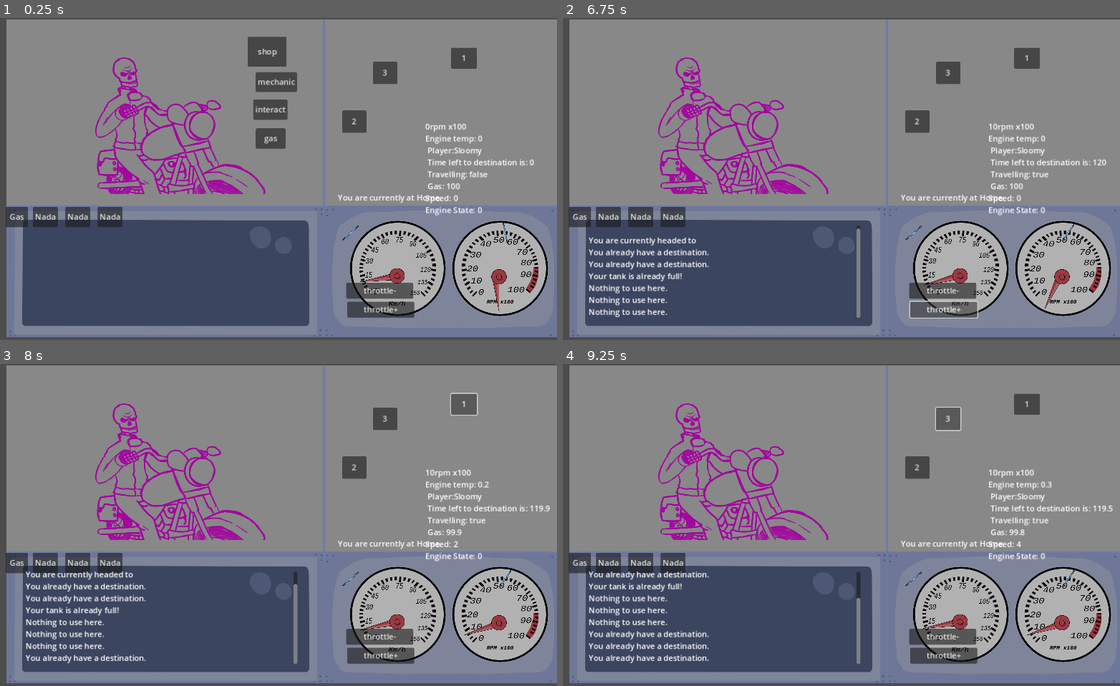
Above: before the commit, frames 1-4 (two rows, left to right).
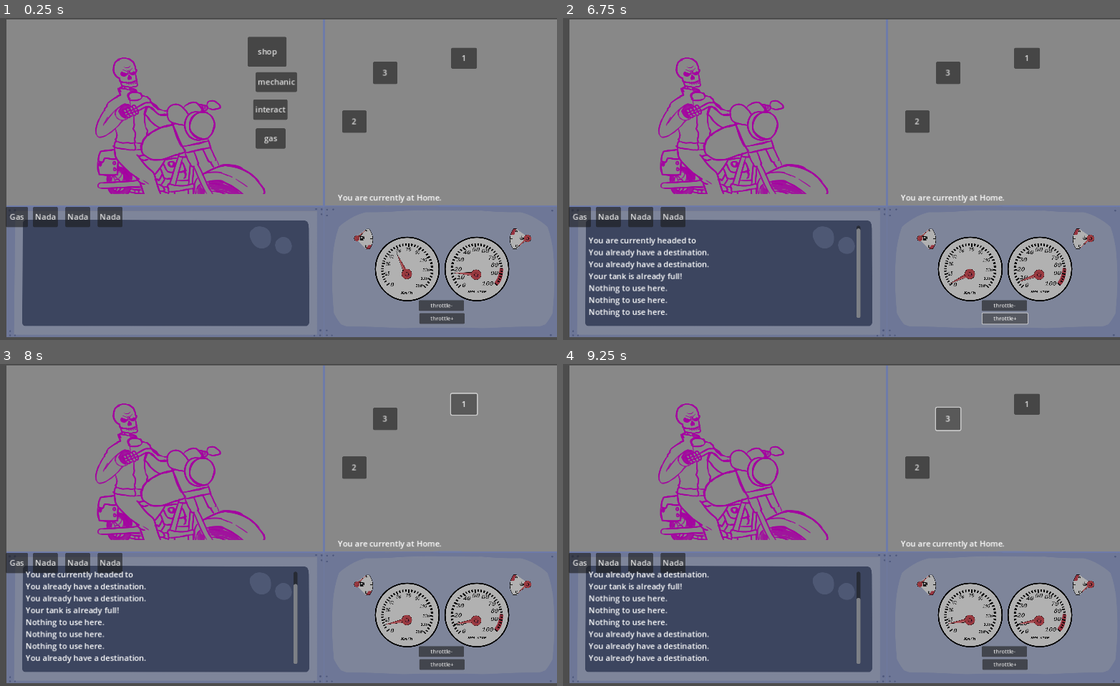
Above: after the commit, the same moments.

Repository: sloomy-chan/road-trip
Game: Godot game, scene res://main.tscn
Two runs of this game, one before a commit and one after it. Both use one fixed random seed, a clock stepped at 60 frames per second and the inputs below. The engine's default icon, where the game draws it, is replaced by a stand-in: a white triangle on a blue panel in a dark square.
Inputs:
- Up to frame 1 (0.25 s): no input
- Up to frame 2 (6.75 s): click "1" at 0.5 s; click "2" at 1.25 s; click "3" at 2 s; click "Gas" at 2.75 s; click "Nada" at 3.5 s; click "Nada" at 4.25 s; click "Nada" at 5 s; click "throttle-" at 5.75 s; click "throttle+" at 6.5 s
- Up to frame 3 (8 s): click "1" at 7.25 s
- Up to frame 4 (9.25 s): click "2" at 8 s; click "3" at 8.75 s

The runs differ from the first frame. In frame 1, 7.6% of the frame differs, in the area x 61-99%, y 32-96%; in frame 2, 7.7%; in frame 3, 7.6%; in frame 4, 7.7%.

Commit message:
Implementação do dashboard completa.

Diff:
--- a/dashboard.gd
+++ b/dashboard.gd
@@ -15,16 +15,15 @@
 func _dashMove(delta):
 	var Bgas = player.bikeGas
 	var Btemp = player.temp
-	gas.rotation = lerp_angle(gas.rotation, Bgas* -0.07, delta * 7)
-	temp.rotation = lerp_angle(temp.rotation, -48.1+Btemp*0.1, delta * 2)
-	rpm.rotation = lerp_angle(rpm.rotation, rpmN * 0.09, delta * 5)
+	gas.rotation = lerp_angle(gas.rotation,9.1+Bgas*-0.02, delta * 7)
+	temp.rotation = lerp_angle(temp.rotation, 32.2+Btemp*0.09, delta * 3)
+
 	var speed = player.speed
 	if player.engRpm > 0:
+		rpm.rotation = lerp_angle(rpm.rotation, rpmN * 0.1, delta * 5)
 		if veloc.rotation < speed:
 			veloc.rotation = lerp_angle(veloc.rotation, 83+(speed * 0.024), delta * 7)
 		match player.engRpm:
-			0:
-				rpmN = 0
 			10:
 				rpmN = 14
 			20:
@@ -46,5 +45,5 @@
 			100:
 				rpmN = 52
 	else:
-		rpmN = 830
-		veloc.rotation = lerp_angle(veloc.rotation, 83, delta * 1)
+		rpm.rotation = lerp_angle(rpm.rotation, 849.3, delta * 5)
+		veloc.rotation = lerp_angle(veloc.rotation, 604.3, delta * 1)
--- a/dashboard.tscn
+++ b/dashboard.tscn
@@ -1,41 +1,57 @@
-[gd_scene load_steps=6 format=3 uid="uid://f1sjkjwxumcj"]
+[gd_scene load_steps=7 format=3 uid="uid://f1sjkjwxumcj"]
 
 [ext_resource type="Script" path="res://dashboard.gd" id="1_2xue6"]
-[ext_resource type="Texture2D" uid="uid://dkcl1l6p6x7uk" path="res://sprites/icon.svg" id="2_ke650"]
 [ext_resource type="Texture2D" uid="uid://lh7udokkf122" path="res://sprites/pointerB.png" id="2_xt3o2"]
 [ext_resource type="Texture2D" uid="uid://b474fs23ypi8" path="res://sprites/painel.png" id="4_v130e"]
 [ext_resource type="Texture2D" uid="uid://btwi2vhw5mk4u" path="res://sprites/pointerA.png" id="5_yxog5"]
+[ext_resource type="Texture2D" uid="uid://bfyls5g315hi8" path="res://sprites/fuel indic.png" id="6_tjvxf"]
+[ext_resource type="Texture2D" uid="uid://c5hd1ljfux3e3" path="res://sprites/heat indic.png" id="7_fquqi"]
 
 [node name="dashboard" type="Node2D"]
 script = ExtResource("1_2xue6")
 
 [node name="rpm" type="Sprite2D" parent="."]
-position = Vector2(372, 158)
-rotation = 1.44862
+position = Vector2(378, 153)
+rotation = 3.17466
 scale = Vector2(0.2, 0.130986)
 texture = ExtResource("2_xt3o2")
 offset = Vector2(0, 212.95)
 flip_v = true
 
 [node name="veloc" type="Sprite2D" parent="."]
-position = Vector2(165, 154)
-rotation = 1.44862
+position = Vector2(172, 152)
+rotation = 3.16243
 scale = Vector2(0.2, 0.131)
 texture = ExtResource("2_xt3o2")
 offset = Vector2(0, 212.95)
 flip_v = true
 
 [node name="gas" type="Sprite2D" parent="."]
-position = Vector2(80, 65.5)
-rotation = -0.840202
-scale = Vector2(0.328125, 0.0234375)
-texture = ExtResource("2_ke650")
+position = Vector2(28.4292, 43.4168)
+rotation = 0.922303
+scale = Vector2(0.113011, 0.0949713)
+texture = ExtResource("2_xt3o2")
+offset = Vector2(0, -96.31)
+
+[node name="PointerA3" type="Sprite2D" parent="."]
+position = Vector2(25.4292, 17.4168)
+scale = Vector2(0.136667, 0.136667)
+texture = ExtResource("5_yxog5")
+
+[node name="FuelIndic" type="Sprite2D" parent="."]
+z_index = -1
+position = Vector2(64.4292, 49.4168)
+scale = Vector2(0.376, 0.376)
+texture = ExtResource("6_tjvxf")
 
 [node name="temp" type="Sprite2D" parent="."]
-position = Vector2(391, 65.5)
+z_index = 2
+position = Vector2(528, 47)
 rotation = 0.839503
-scale = Vector2(0.328, 0.023)
-texture = ExtResource("2_ke650")
+scale = Vector2(0.113, 0.095)
+texture = ExtResource("2_xt3o2")
+offset = Vector2(0, 143.01)
+flip_v = true
 
 [node name="Painel" type="Sprite2D" parent="."]
 z_index = -3
@@ -52,3 +68,15 @@
 position = Vector2(378, 101)
 scale = Vector2(0.25, 0.25)
 texture = ExtResource("5_yxog5")
+
+[node name="HeatIndic" type="Sprite2D" parent="."]
+position = Vector2(487, 49)
+scale = Vector2(0.376, 0.376)
+texture = ExtResource("7_fquqi")
+flip_h = true
+
+[node name="PointerA3" type="Sprite2D" parent="HeatIndic"]
+z_index = 3
+position = Vector2(114.362, -106.383)
+scale = Vector2(0.494233, 0.471735)
+texture = ExtResource("5_yxog5")
--- a/main.tscn
+++ b/main.tscn
@@ -12,7 +12,8 @@
 [node name="main" type="Node2D"]
 
 [node name="dashboard" parent="." instance=ExtResource("1_apyga")]
-position = Vector2(657, 367)
+position = Vector2(732, 412)
+scale = Vector2(0.68, 0.68)
 
 [node name="map" parent="." instance=ExtResource("1_mqp60")]
 
@@ -28,20 +29,22 @@
 position = Vector2(-187, 96)
 
 [node name="throt-" type="Button" parent="."]
-offset_left = 728.0
-offset_top = 533.0
-offset_right = 863.0
-offset_bottom = 564.0
+offset_left = 874.0
+offset_top = 568.0
+offset_right = 1009.0
+offset_bottom = 599.0
+scale = Vector2(0.674, 0.674)
 text = "throttle-
 "
 script = ExtResource("4_6bvhk")
 type = 2
 
 [node name="throt+" type="Button" parent="."]
-offset_left = 730.0
-offset_top = 571.0
-offset_right = 865.0
-offset_bottom = 602.0
+offset_left = 875.0
+offset_top = 594.0
+offset_right = 1010.0
+offset_bottom = 625.0
+scale = Vector2(0.673581, 0.673581)
 text = "throttle+
 "
 script = ExtResource("4_6bvhk")
@@ -62,10 +65,11 @@
 scroll_following = true
 
 [node name="EngStats" type="RichTextLabel" parent="."]
-offset_left = 887.0
-offset_top = 207.0
-offset_right = 1155.0
-offset_bottom = 391.0
+visible = false
+offset_left = 374.0
+offset_top = 422.0
+offset_right = 642.0
+offset_bottom = 606.0
 fit_content = true
 
 [node name="Olavo" type="Sprite2D" parent="."]
--- a/player stuff/player_manager.gd
+++ b/player stuff/player_manager.gd
@@ -87,7 +87,7 @@
 		speed -= (3 + (engRpm *.03)) * delta
 
 func _eng_temp(delta):
-		if engRpm > 0 && temp < 15:
+		if engRpm > 0 && temp < 15 && temp > -0.01:
 			temp += (0.87 * (engRpm * 0.013) - speed * 0.007) * delta
 		if engRpm == 0 && temp > 0:
 			temp -= 0.1 * delta
Binary file added: sprites/fuel indic.png
Not shown, added: sprites/fuel indic.png.import
Binary file added: sprites/heat indic.png
Not shown, added: sprites/heat indic.png.import
